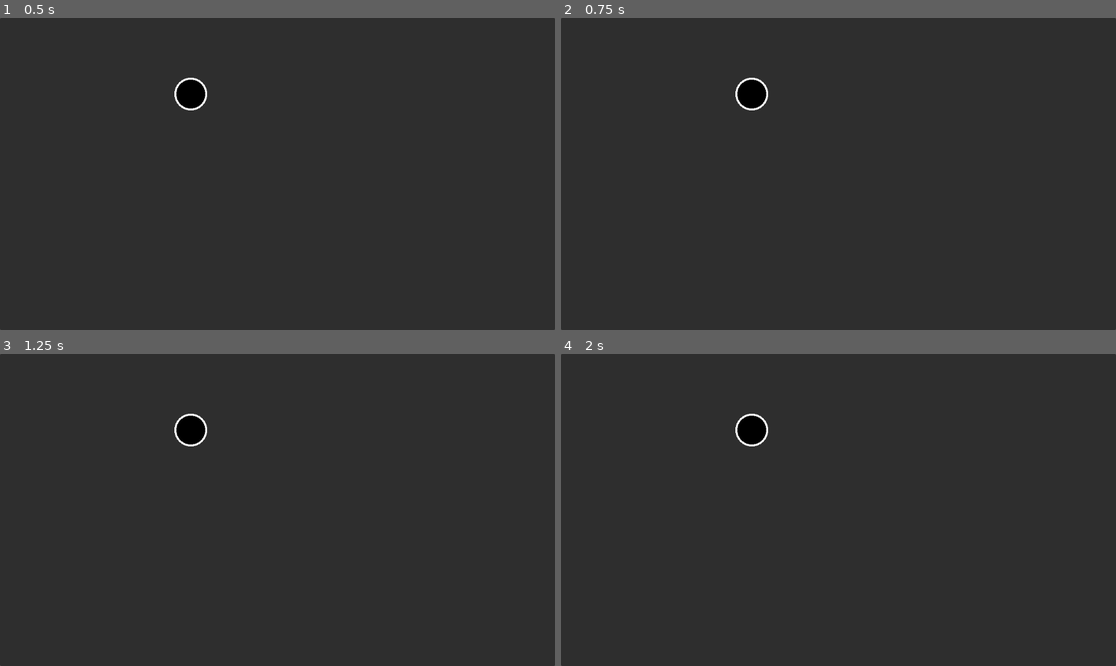
Above: before the commit, frames 1-4 (two rows, left to right).
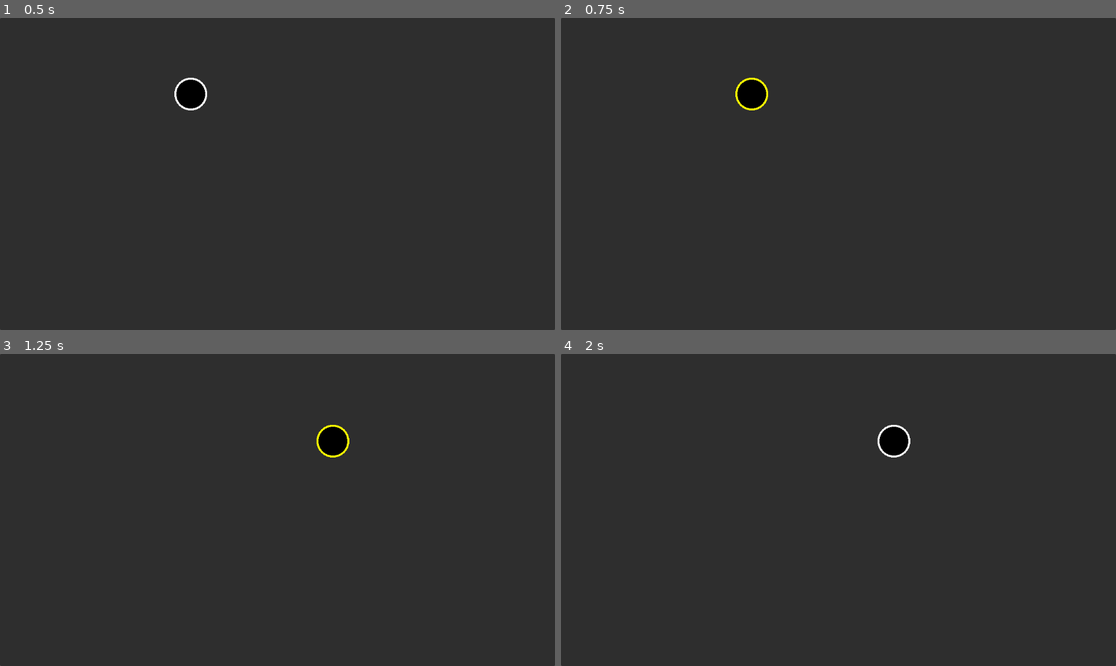
Above: after the commit, the same moments.

Repository: astrobeef/capstone
Game: Godot game, scene res://Prototype.tscn
The game is run twice, just before and just after one commit, with the same random seed, the same clock (stepped at 60 frames per second) and the same inputs. The project has no main scene, so this scene is started directly.
Inputs (mouse positions are in pixels of both pictures, inside the frame that each line leads up to):
- Up to frame 1 (0.5 s): no input
- Up to frame 2 (0.75 s): tap Enter at 0.5 s; drag from (749, 92) to (894, 105) at 0.52 s
- Up to frame 3 (1.25 s): no input
- Up to frame 4 (2 s): tap Space at 1.25 s; drag from (727, 525) to (749, 428) at 1.27 s

Frame 1 is identical in both runs. In frame 2, 0.1% of the frame differs, in the area x 31-38%, y 19-30%; in frame 3, 1.0%, in the area x 31-63%, y 19-34%; in frame 4, 1.0%.

Commit message:
Implemented: circles with custom radius, color, width; draggable areas for the circles to enable selection, multi-selection, and dragging; the creation and deletion of circles at mouse position.

Diff:
--- a/color_circle_on_selection.gd
+++ b/color_circle_on_selection.gd
@@ -1,4 +1,7 @@
 extends Node
+
+const PRIME_SELECT_COLOR := Color.YELLOW
+const SECONDARY_SELECT_COLOR := Color.GREEN
 
 var _selectable_area_2d: SelectableArea2D:
 	get():
@@ -11,11 +14,16 @@
 var _previous_color: Color
 
 func _enter_tree() -> void:
-	_selectable_area_2d.selected.connect(_on_selected)
+	_selectable_area_2d.state_changed.connect(_on_select_state_changed, ConnectFlags.CONNECT_DEFERRED)
 
-func _on_selected(is_selected: bool):
-	if is_selected:
-		_previous_color = _draw_circle_2D.stroke_color
-		_draw_circle_2D.stroke_color = Color.YELLOW
+func _on_select_state_changed(old: SelectableArea2D.STATE, new: SelectableArea2D.STATE):
+	if new > -1:
+		if _draw_circle_2D.stroke_color != PRIME_SELECT_COLOR && _draw_circle_2D.stroke_color != SECONDARY_SELECT_COLOR:
+			_previous_color = _draw_circle_2D.stroke_color
+		match new:
+			SelectableArea2D.STATE.PRIME_SELECTED, SelectableArea2D.STATE.PRIME_SELECTED_AND_HELD:
+				_draw_circle_2D.stroke_color = PRIME_SELECT_COLOR
+			SelectableArea2D.STATE.SECONDARY_SELECT:
+				_draw_circle_2D.stroke_color = SECONDARY_SELECT_COLOR
 	else:
 		_draw_circle_2D.stroke_color = _previous_color
--- a/drag_owner_during_selection.gd
+++ b/drag_owner_during_selection.gd
@@ -1,12 +1,35 @@
-extends Node
+extends Node2D
 
 var _selectable_area_2d: SelectableArea2D:
 	get():
 		return get_parent()
 
+var _do_drag := false
+
+var _begin_drag_timer: Timer
+
 func _enter_tree() -> void:
-	_selectable_area_2d.selected.connect(_on_selected)
+	_selectable_area_2d.state_changed.connect(_on_state_changed, CONNECT_DEFERRED)
+	_begin_drag_timer = Timer.new()
+	_begin_drag_timer.autostart = false
+	_begin_drag_timer.one_shot = true
+	_begin_drag_timer.wait_time = 0.15
+	self.add_child.call_deferred(_begin_drag_timer)
 
-func _on_selected(is_selected: bool):
-	if is_selected:
-		pass
+func _on_state_changed(old: SelectableArea2D.STATE, new: SelectableArea2D.STATE):
+	match new:
+		SelectableArea2D.STATE.NOT, SelectableArea2D.STATE.SECONDARY_SELECT, SelectableArea2D.STATE.PRIME_SELECTED:
+			_do_drag = false
+			_begin_drag_timer.stop()
+		SelectableArea2D.STATE.PRIME_SELECTED_AND_HELD:
+			if _begin_drag_timer.is_stopped():
+				_begin_drag_timer.start()
+				if !_begin_drag_timer.timeout.is_connected(_on_timeout):
+					_begin_drag_timer.timeout.connect(_on_timeout, ConnectFlags.CONNECT_ONE_SHOT)
+
+func _on_timeout():
+	_do_drag = true
+
+func _input(event: InputEvent) -> void:
+	if _do_drag:
+		owner.global_position = get_global_mouse_position()
--- a/drag_parent_on_mouse_click.gd
+++ b/drag_parent_on_mouse_click.gd
@@ -1,20 +1,87 @@
 extends Area2D
 class_name SelectableArea2D
 
-signal selected(is_selected: bool)
+enum STATE {NOT = -1, SECONDARY_SELECT = 0, PRIME_SELECTED = 1, PRIME_SELECTED_AND_HELD = 2}
+signal state_changed(old: STATE, new: STATE)
 
-var _selected := false
+@export
+var select_state: STATE:
+	get():
+		return _select_state
+	set(state):
+		if state != _select_state:
+			state_changed.emit(_select_state, state)
+			_select_state = state
+
+var _select_state := STATE.NOT
 
 # Godot built-in. Ctrl+Click to read more.
 func _input_event(viewport: Viewport, event: InputEvent, shape_idx: int) -> void:
-	if event.is_action_pressed("Select Circle"):
-		_selected = true
-		selected.emit(true)
+	# `exact_match` true to avoid firing multiple inputs
+	var do_select_new: bool = event.is_action_pressed("Select New Circle", false, true)
+	# `exact_match` true to avoid firing multiple inputs
+	var do_append_select: bool = event.is_action_pressed("Append Select Circle", false, true)
+	if !do_select_new && !do_append_select:
+		return
+	match select_state:
+		STATE.NOT:
+			if do_select_new || do_append_select:
+				select_state = STATE.PRIME_SELECTED_AND_HELD
+				if do_select_new:
+					_clear_other_selections()
+				if do_append_select:
+					_make_secondary_other_selections()
+		STATE.SECONDARY_SELECT:
+			select_state = STATE.PRIME_SELECTED_AND_HELD
+			if do_select_new:
+				_clear_other_selections()
+			elif do_append_select:
+				_make_secondary_other_selections()
+		STATE.PRIME_SELECTED:
+			if do_select_new:
+				select_state = STATE.PRIME_SELECTED_AND_HELD
+				_clear_other_selections()
+			elif do_append_select:
+				select_state = STATE.NOT
+		STATE.PRIME_SELECTED_AND_HELD:
+			pass
 
-# Godot built-in. Ctrl+Click to read more.
+func _clear_other_selections():
+	var areas = _get_selectable_areas_in_scene()
+	for a in areas:
+		if a != self && a.select_state != STATE.NOT:
+			a.select_state = STATE.NOT
+
+func _make_secondary_other_selections():
+	var areas = _get_selectable_areas_in_scene()
+	for a in areas:
+		if a != self && (a.select_state == STATE.PRIME_SELECTED || a.select_state == STATE.PRIME_SELECTED_AND_HELD):
+			a.select_state = STATE.SECONDARY_SELECT
+
 func _input(event: InputEvent) -> void:
-	if event.is_action_released("Select Circle"):
-		_selected = false
-		selected.emit(false)
-	elif _selected:
-		get_parent().global_position = get_global_mouse_position()
+	var do_select_new_released = event.is_action_released("Select New Circle", true)
+	var do_append_select_released = event.is_action_released("Append Select Circle", true)
+	if do_select_new_released || do_append_select_released:
+		var overlaps_mouse = Globals.get_circles_at_mouse().has(owner)
+		if overlaps_mouse && select_state != STATE.PRIME_SELECTED_AND_HELD:
+			return	# If it overlaps, then `_input_event` will handle functionality
+		match select_state:
+			STATE.NOT:
+				pass
+			STATE.SECONDARY_SELECT:
+				if do_select_new_released:
+					select_state = STATE.NOT
+			STATE.PRIME_SELECTED:
+				if do_select_new_released:
+					select_state = STATE.NOT
+				elif do_append_select_released:
+					select_state = STATE.SECONDARY_SELECT
+			STATE.PRIME_SELECTED_AND_HELD:
+				select_state = STATE.PRIME_SELECTED
+
+func _get_selectable_areas_in_scene() -> Array[SelectableArea2D]:
+	var nodes := get_tree().get_nodes_in_group("SelectableArea2D")
+	var areas : Array[SelectableArea2D]
+	for n in nodes:
+		areas.append(n as SelectableArea2D)
+	return areas
--- a/draw_circle_2d.tscn
+++ b/draw_circle_2d.tscn
@@ -15,17 +15,17 @@
 radius = 32.0
 stroke_width = 4.0
 
-[node name="Area2D" type="Area2D" parent="."]
+[node name="SelectableArea2D" type="Area2D" parent="." groups=["SelectableArea2D"]]
 script = ExtResource("2_kuw2u")
 
-[node name="CollisionShape2D" type="CollisionShape2D" parent="Area2D"]
+[node name="CollisionShape2D" type="CollisionShape2D" parent="SelectableArea2D"]
 shape = SubResource("CircleShape2D_nvvg1")
 
-[node name="SetShapeOnRadiusChange" type="Node" parent="Area2D/CollisionShape2D"]
+[node name="SetShapeOnRadiusChange" type="Node" parent="SelectableArea2D/CollisionShape2D"]
 script = ExtResource("3_flthw")
 
-[node name="ColorCircleOnSelection" type="Node" parent="Area2D"]
+[node name="ColorCircleOnSelection" type="Node" parent="SelectableArea2D"]
 script = ExtResource("4_vjhp6")
 
-[node name="DragOwnerDuringSelection" type="Node" parent="Area2D"]
+[node name="DragOwnerDuringSelection" type="Node2D" parent="SelectableArea2D"]
 script = ExtResource("5_pqcri")
--- a/draw_root_2d.gd
+++ b/draw_root_2d.gd
@@ -21,20 +21,7 @@
 	_drawn_circles.append(inst)
 
 func try_remove_circle_at_mouse():
-	var circles := _get_circles_at_mouse()
+	var circles := Globals.get_circles_at_mouse()
 	for c in circles:
 		c.queue_free()
 		_drawn_circles.erase(c)
-
-func _get_circles_at_mouse() -> Array[DrawCircle2D]:
-	var hit_circles: Array[DrawCircle2D]
-	var space_state := get_world_2d().direct_space_state
-	var query := PhysicsPointQueryParameters2D.new()
-	query.position = get_global_mouse_position()
-	query.collide_with_areas = true
-	query.collide_with_bodies = false
-	var hits := space_state.intersect_point(query)
-	for h in hits:
-		if h["collider"].owner is DrawCircle2D:
-			hit_circles.append(h["collider"].owner)
-	return hit_circles
